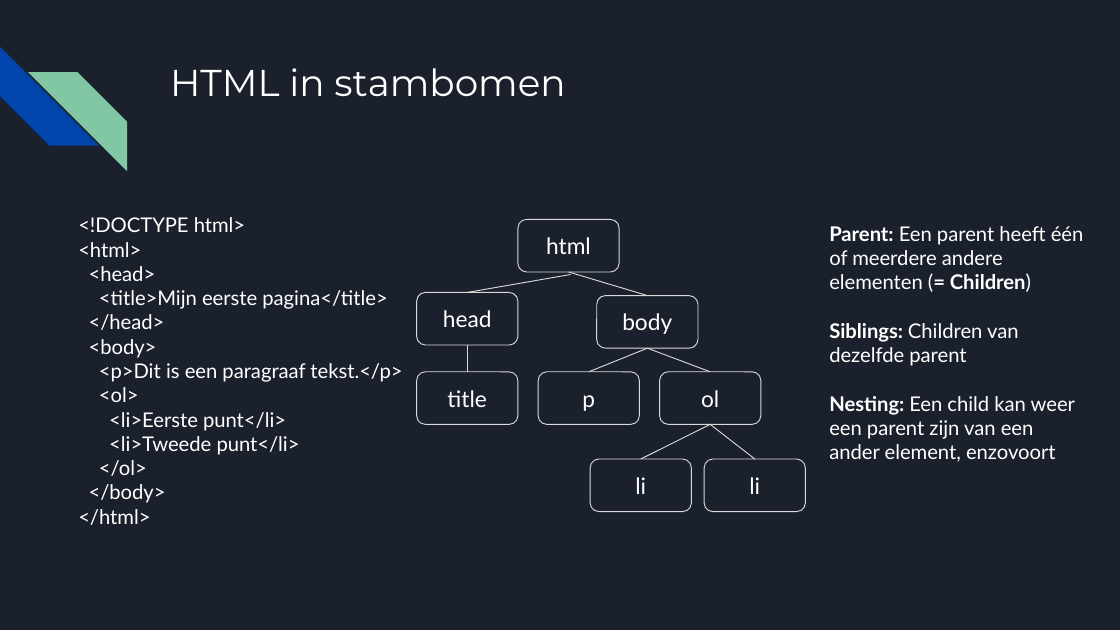
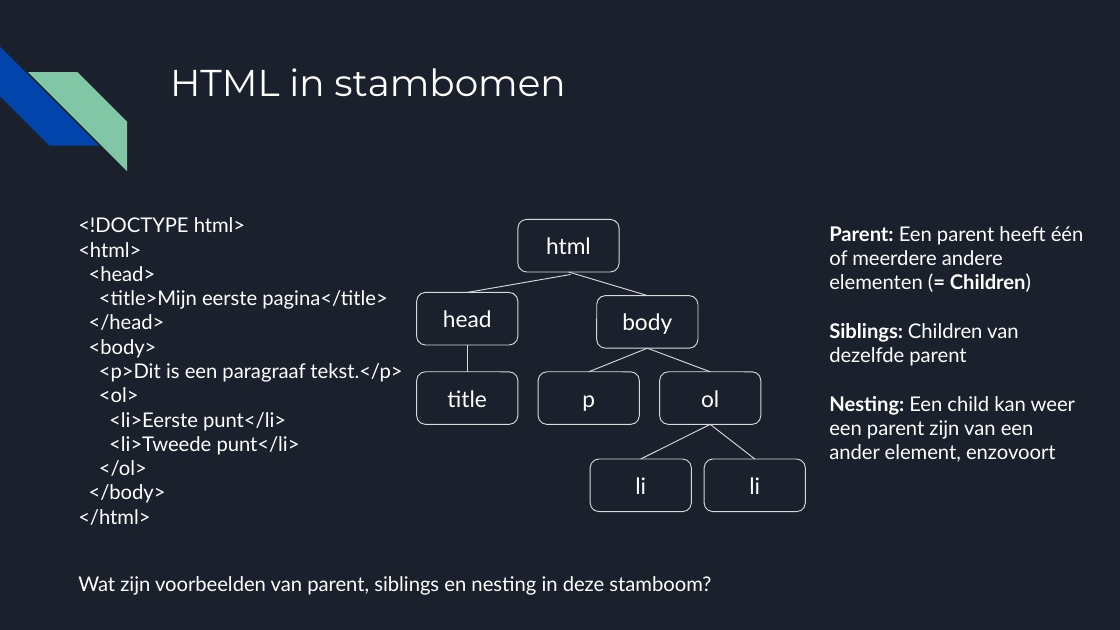
Before and after one commit to emmauscollege/emmauscollege.github.io, a slide deck: slide 7 of methode/static/theorie/webdesign/1.2-html-tags.pptx (slide 6 before the commit). Drawn at 1120x630 pixels with LibreOffice and Linux fonts; fonts in the diff are those of the drawing. Boxes give left, top, right and bottom in pixels: in the first picture for what was removed or moved away, otherwise in the second. Text is boxed around its words. In the diff, an @@ line names an element or a change of style, - is before the commit and + after.

```diff
--- a/methode/static/theorie/webdesign/1.2-html-tags.pptx
+++ b/methode/static/theorie/webdesign/1.2-html-tags.pptx
@@ text added at (78, 576, 711, 595), 13 pt, text #FFFFFF @@
+Wat zijn voorbeelden van parent, siblings en nesting in deze stamboom?
```
Also in this commit, not shown: 4 other slides changed, 2 slides added.
